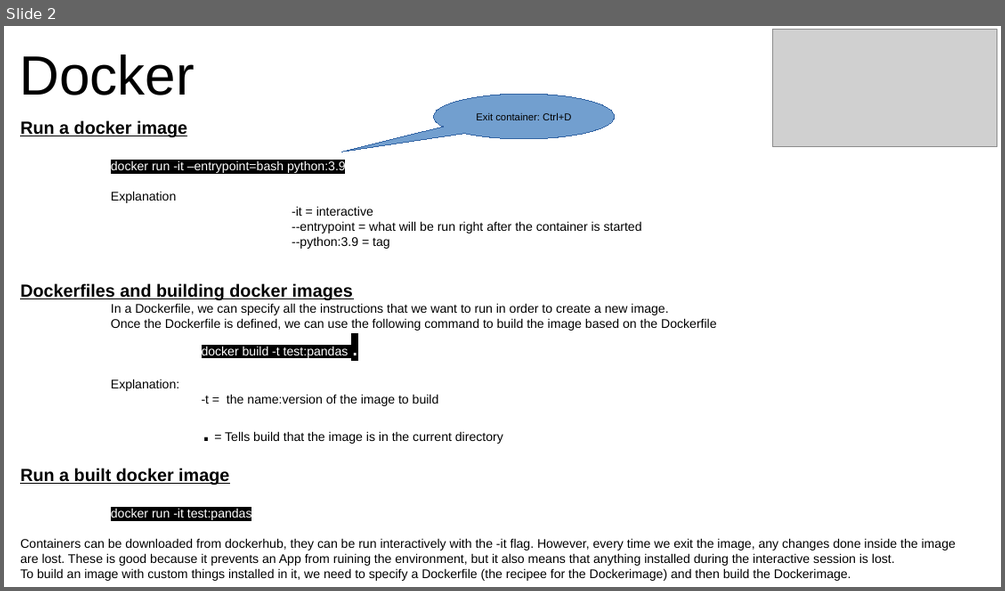
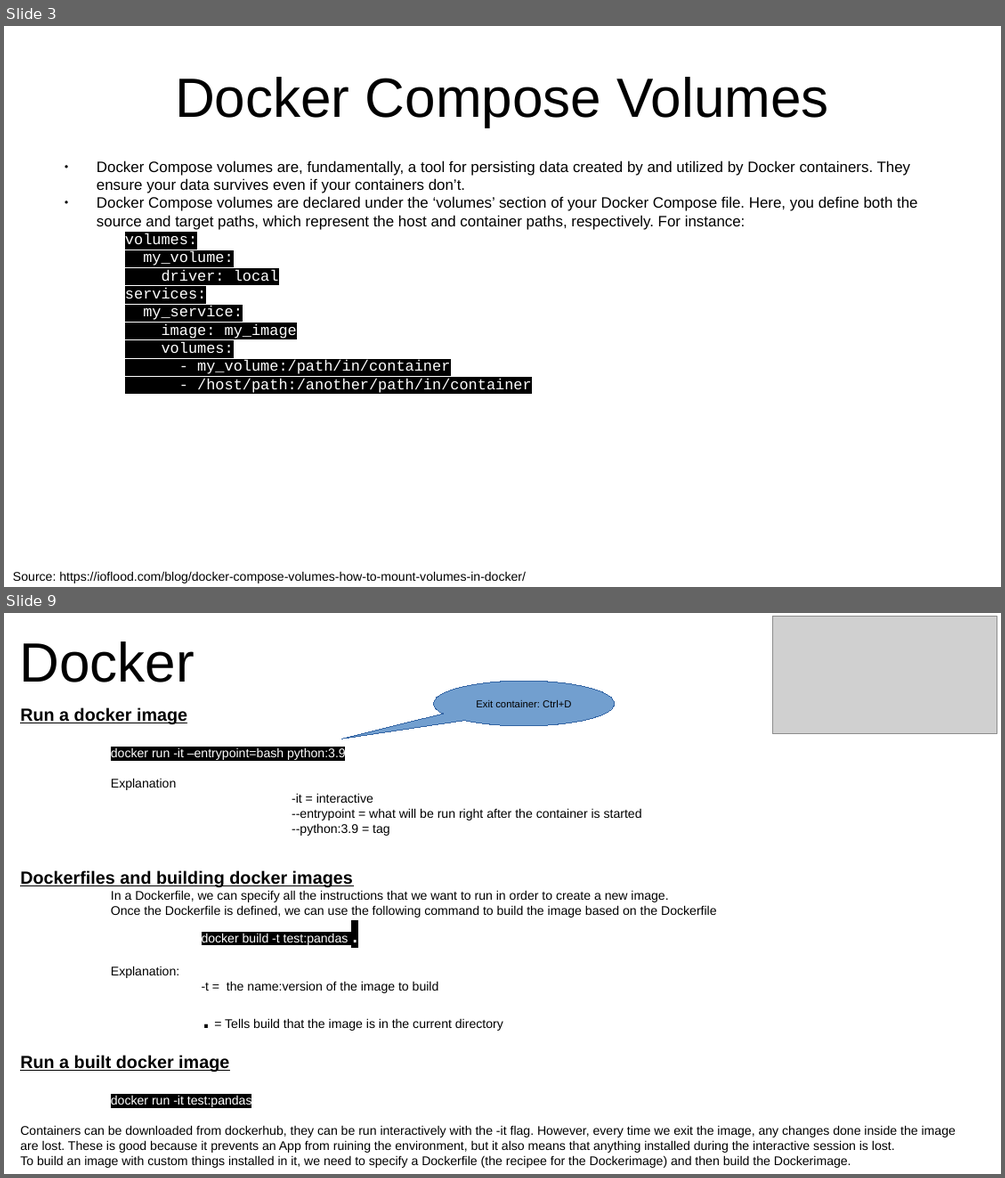
Before and after one commit to mossdet/dlp_data_eng, a slide deck: Notes/01_Docker.odp. Shown one above the other, each under a label of ours: slide 2 before the commit, slides 3 and 9 after it; the slides between them are not shown. The pictures are 1005x591 and 1005x1178 pixels, drawn with LibreOffice and Linux fonts; fonts in the diff are those of the drawing; grey boxes stand for pictures. Boxes give left, top, right and bottom in pixels: in the first picture for what was removed or moved away, otherwise in the second. Text is boxed around its words. In the diff, an @@ line names an element or a change of style, - is before the commit and + after.

```diff
--- a/Notes/01_Docker.odp
+++ b/Notes/01_Docker.odp
@@ slide 3 added at (4,26,1001,587), background #FFFFFF @@
@@ title added at (175,77,829,127), 44 pt, text #000000 @@
+Docker Compose Volumes
@@ text added at (97,160,917,393), 12 pt, text #000000 @@
+● Docker Compose volumes are, fundamentally, a tool for persisting data created by and utilized by Docker containers. They ensure your data survives even if your containers don’t.
+● Docker Compose volumes are declared under the ‘volumes’ section of your Docker Compose file. Here, you define both the source and target paths, which represent the host and container paths, respectively. For instance:
+volumes:
+my_volume:
+driver: local
+services:
+my_service:
+image: my_image
+volumes:
+- my_volume:/path/in/container
+- /host/path:/another/path/in/container
@@ text added at (13,571,526,583), 10 pt, text #000000 @@
+Source: https://ioflood.com/blog/docker-compose-volumes-how-to-mount-volumes-in-docker/
@@ what was slide 2 is now slide 9 @@
```
Also in this commit, not shown: 6 other slides added, 9 other files.
